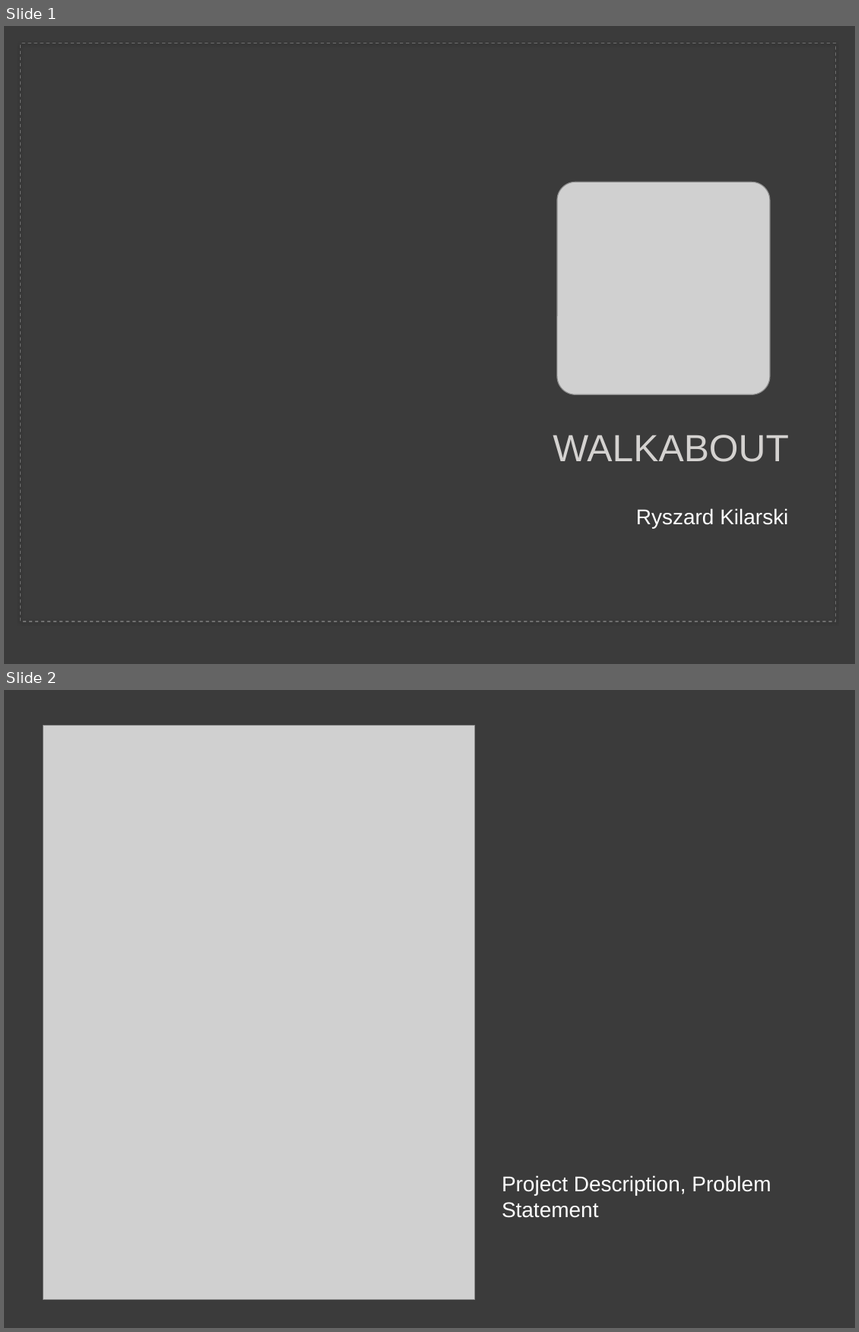
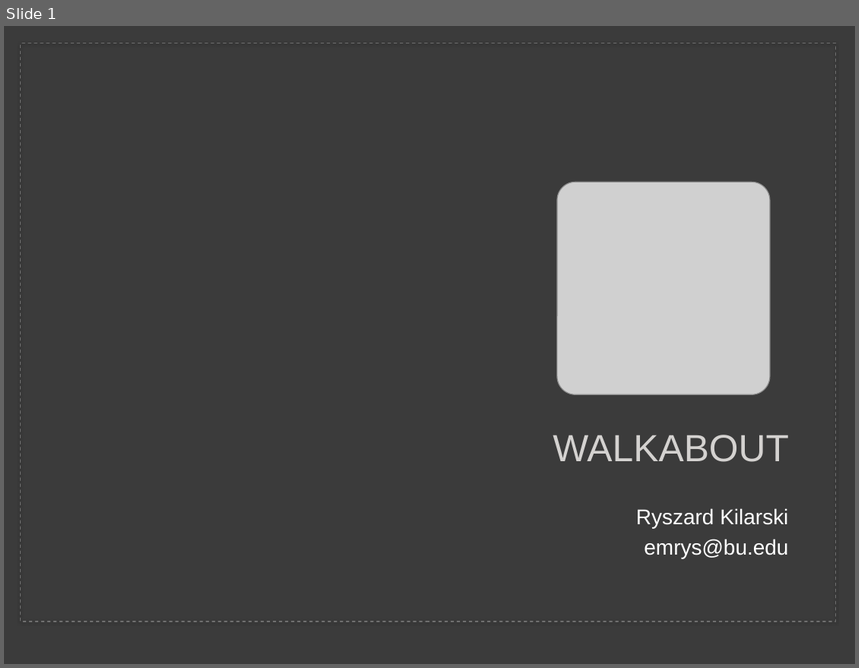
Before and after one commit to rkilarski/ryski-coding, a slide deck: WalkAbout/doc/WalkAbout.pptx. Shown one above the other, each under a label of ours: slides 1 and 2 before the commit, slide 1 after it. The pictures are 859x1332 and 859x668 pixels, drawn with LibreOffice and Linux fonts; fonts in the diff are those of the drawing; grey boxes stand for pictures. Boxes give left, top, right and bottom in pixels: in the first picture for what was removed or moved away, otherwise in the second. Text is boxed around its words. In the diff, an @@ line names an element or a change of style, - is before the commit and + after.

```diff
--- a/WalkAbout/doc/WalkAbout.pptx
+++ b/WalkAbout/doc/WalkAbout.pptx
@@ slide 2 removed at <box>4,690,855,1328</box>, background #3B3B3B @@
@@ picture removed at <box>44,726,474,1300</box> @@
@@ text removed at <box>502,1176,771,1218</box> @@
-Project Description, Problem Statement
@@ slide 1 changed as well @@
@@ text at <box>644,539,788,559</box>: paragraph added @@
+emrys@bu.edu
```
Also in this commit, not shown: 4 other slides changed, 2 slides added.
